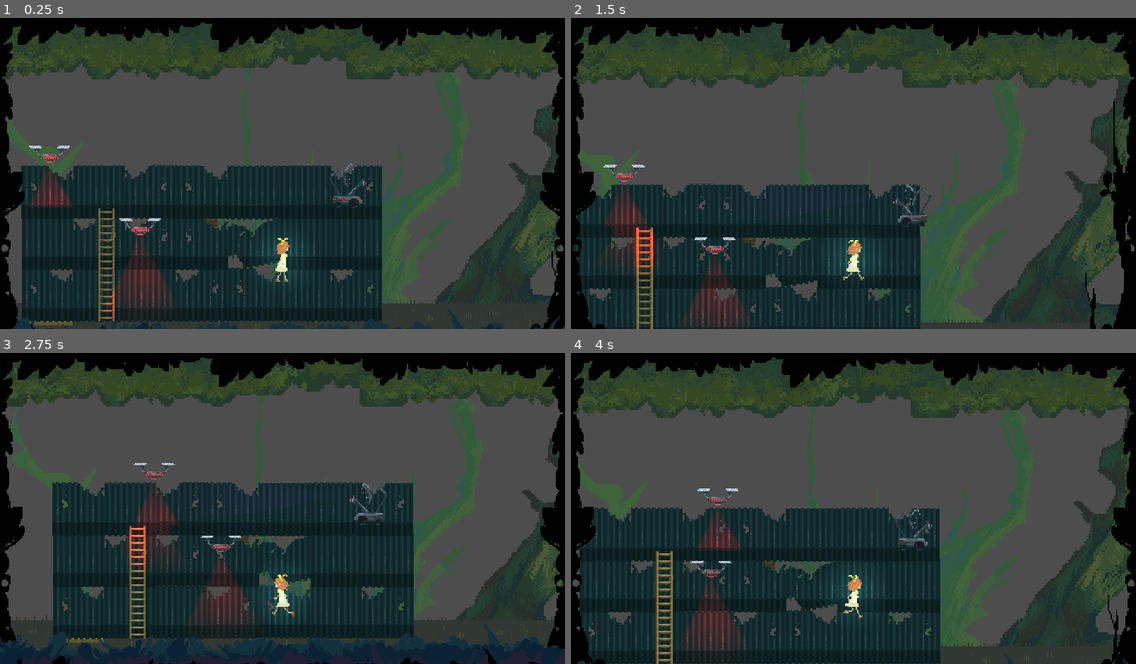
Above: before the commit, frames 1-4 (two rows, left to right).
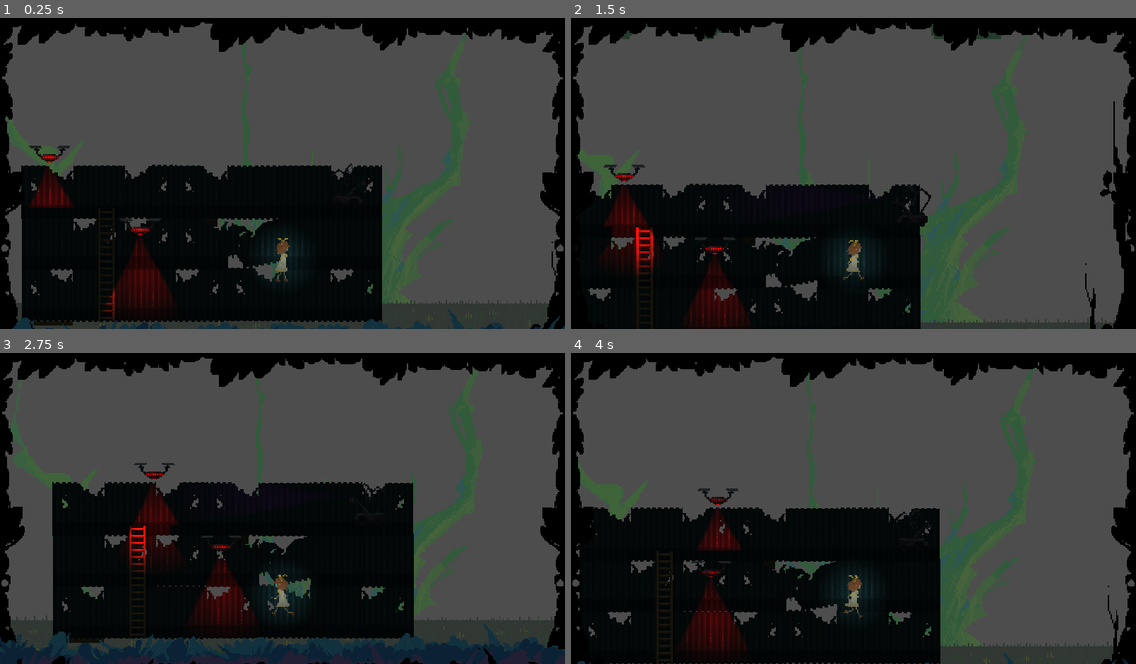
Above: after the commit, the same moments.

Repository: Punniz/Mistrust
Game: Godot game, scene res://world.tscn
Two runs of this game, one before a commit and one after it. Both use one fixed random seed, a clock stepped at 60 frames per second and the inputs below.
Inputs:
- Up to frame 1 (0.25 s): no input
- Up to frame 2 (1.5 s): tap Enter at 0.5 s; hold Space (interact) 0.53-1.28 s; hold D (move_right) from 0.53 s (still down); tap W (move_up) at 0.77 s; tap Space (interact) at 1.35 s
- Up to frame 3 (2.75 s): tap W (move_up) at 1.52 s; release D (move_right) at 2.03 s; hold A (move_left) from 2.03 s (still down); hold Space (interact) from 2.03 s (still down)
- Up to frame 4 (4 s): release A (move_left) at 2.78 s; release Space (interact) at 2.78 s; hold D (move_right) from 2.78 s (still down); tap Space (interact) at 2.85 s; tap W (move_up) at 3.02, 3.77 s; hold Space (interact) from 3.53 s (still down)

The runs differ from the first frame. In frame 1, 44% of the frame differs, in the area x 0-100%, y 1-99%; in frame 2, 44%; in frame 3, 40%; in frame 4, 45%, in the area x 0-100%, y 1-100%.

Commit message:
More hiding spots added

Diff:
--- a/world.tscn
+++ b/world.tscn
@@ -23,6 +23,7 @@
 [ext_resource type="Texture2D" uid="uid://b74ufrseinngy" path="res://assets/environment/wood_log.png" id="9_4on2a"]
 [ext_resource type="Texture2D" uid="uid://nhm2817qmybe" path="res://assets/background/black_tree1.png" id="9_gapgv"]
 [ext_resource type="Texture2D" uid="uid://c156kmabfopup" path="res://assets/environment/metal_wall_torn.png" id="9_usd4y"]
+[ext_resource type="Texture2D" uid="uid://oom702fbwn5n" path="res://assets/environment/bush.png" id="9_wsflm"]
 [ext_resource type="Texture2D" uid="uid://cnauhho7ehbln" path="res://assets/background/full_tree2.png" id="9_ycmcg"]
 [ext_resource type="Texture2D" uid="uid://bwb4ewhttdrkx" path="res://assets/background/green_tree5.png" id="10_r7tvg"]
 [ext_resource type="Texture2D" uid="uid://bh50giwtwx22x" path="res://assets/background/black_tree2.png" id="10_yhxob"]
@@ -67,6 +68,9 @@
 [sub_resource type="RectangleShape2D" id="RectangleShape2D_b57gr"]
 size = Vector2(221.5, 27)
 
+[sub_resource type="CircleShape2D" id="CircleShape2D_q8jtr"]
+radius = 120.5
+
 [sub_resource type="Curve2D" id="Curve2D_j3jiy"]
 _data = {
 "points": PackedVector2Array(0, 0, 0, 0, 0, 0, 0, 0, 0, 0, 1000, 0)
@@ -90,9 +94,6 @@
 
 	path_follow.progress += speed * delta
 "
-
-[sub_resource type="CircleShape2D" id="CircleShape2D_q8jtr"]
-radius = 91.7878
 
 [node name="World" type="Node2D"]
 
@@ -140,42 +141,49 @@
 scale = Vector2(6, 6)
 texture = ExtResource("3_6p5f1")
 
-[node name="FullTree1" type="Sprite2D" parent="ParallaxBackground/Farthest"]
+[node name="Farther" type="CanvasLayer" parent="ParallaxBackground"]
+layer = -1
+scale = Vector2(0.59, 0.59)
+transform = Transform2D(0.59, 0, 0, 0.59, 0, 0)
+follow_viewport_enabled = true
+follow_viewport_scale = 0.7
+
+[node name="FullTree1" type="Sprite2D" parent="ParallaxBackground/Farther"]
 position = Vector2(-4771.33, 4.38232)
 scale = Vector2(6, 6)
 texture = ExtResource("8_vb3qg")
 
-[node name="FullTree2" type="Sprite2D" parent="ParallaxBackground/Farthest"]
+[node name="FullTree2" type="Sprite2D" parent="ParallaxBackground/Farther"]
 position = Vector2(4924.36, 297.141)
 scale = Vector2(6, 6)
 texture = ExtResource("9_ycmcg")
 
-[node name="FullTree3" type="Sprite2D" parent="ParallaxBackground/Farthest"]
+[node name="FullTree3" type="Sprite2D" parent="ParallaxBackground/Farther"]
 position = Vector2(-11693.5, -61.103)
 scale = Vector2(6, 6)
 texture = ExtResource("1_hn31e")
 
-[node name="LeafSplash" type="Sprite2D" parent="ParallaxBackground/Farthest"]
+[node name="LeafSplash" type="Sprite2D" parent="ParallaxBackground/Farther"]
 position = Vector2(-10823, -1983.29)
 scale = Vector2(6, 6)
 texture = ExtResource("11_vlumh")
 
-[node name="LeafSplash2" type="Sprite2D" parent="ParallaxBackground/Farthest"]
+[node name="LeafSplash2" type="Sprite2D" parent="ParallaxBackground/Farther"]
 position = Vector2(-5703.54, -1983.29)
 scale = Vector2(6, 6)
 texture = ExtResource("11_vlumh")
 
-[node name="LeafSplash3" type="Sprite2D" parent="ParallaxBackground/Farthest"]
+[node name="LeafSplash3" type="Sprite2D" parent="ParallaxBackground/Farther"]
 position = Vector2(-645.754, -1983.29)
 scale = Vector2(6, 6)
 texture = ExtResource("11_vlumh")
 
-[node name="LeafSplash4" type="Sprite2D" parent="ParallaxBackground/Farthest"]
+[node name="LeafSplash4" type="Sprite2D" parent="ParallaxBackground/Farther"]
 position = Vector2(4331.13, -1983.29)
 scale = Vector2(6, 6)
 texture = ExtResource("11_vlumh")
 
-[node name="LeafSplash5" type="Sprite2D" parent="ParallaxBackground/Farthest"]
+[node name="LeafSplash5" type="Sprite2D" parent="ParallaxBackground/Farther"]
 position = Vector2(9485.22, -1991)
 scale = Vector2(6, 6)
 texture = ExtResource("11_vlumh")
@@ -489,11 +497,6 @@
 position = Vector2(-1, -408)
 texture = ExtResource("2_junlc")
 
-[node name="MetalWallMedium" type="Sprite2D" parent="Fort"]
-z_index = 1
-position = Vector2(-2675, 188)
-texture = ExtResource("7_5o4s8")
-
 [node name="Floors" type="Node2D" parent="."]
 
 [node name="Floor3" type="StaticBody2D" parent="Floors"]
@@ -560,6 +563,63 @@
 [node name="Ladder2" type="Sprite2D" parent="Climbable"]
 position = Vector2(-1, -406)
 texture = ExtResource("2_junlc")
+
+[node name="HidingSpot" type="Node2D" parent="Climbable"]
+position = Vector2(-292, -789)
+
+[node name="Bush" type="Area2D" parent="Climbable/HidingSpot"]
+modulate = Color(0.772549, 0.509804, 0, 1)
+position = Vector2(685, 569)
+
+[node name="CollisionShape2D" type="CollisionShape2D" parent="Climbable/HidingSpot/Bush"]
+position = Vector2(0, -385)
+shape = SubResource("CircleShape2D_q8jtr")
+
+[node name="Bush2" type="Area2D" parent="Climbable/HidingSpot"]
+modulate = Color(0.772549, 0.509804, 0, 1)
+z_index = -1
+position = Vector2(-2676, 918)
+
+[node name="CollisionShape2D" type="CollisionShape2D" parent="Climbable/HidingSpot/Bush2"]
+z_index = -1
+position = Vector2(-7, -326)
+shape = SubResource("CircleShape2D_q8jtr")
+
+[node name="Sprite2D" type="Sprite2D" parent="Climbable/HidingSpot/Bush2"]
+z_index = -1
+position = Vector2(-9, -330)
+texture = ExtResource("9_wsflm")
+
+[node name="Bush3" type="Area2D" parent="Climbable/HidingSpot"]
+modulate = Color(0.772549, 0.509804, 0, 1)
+z_index = -1
+position = Vector2(-3868, 903)
+
+[node name="CollisionShape2D" type="CollisionShape2D" parent="Climbable/HidingSpot/Bush3"]
+z_index = -1
+position = Vector2(-7, -326)
+shape = SubResource("CircleShape2D_q8jtr")
+
+[node name="Sprite2D" type="Sprite2D" parent="Climbable/HidingSpot/Bush3"]
+z_index = -1
+position = Vector2(-9, -330)
+texture = ExtResource("9_wsflm")
+
+[node name="Tote" type="Area2D" parent="Climbable/HidingSpot"]
+modulate = Color(0.772549, 0.509804, 0, 1)
+z_index = -1
+position = Vector2(-2679, 532)
+
+[node name="CollisionShape2D" type="CollisionShape2D" parent="Climbable/HidingSpot/Tote"]
+z_index = -1
+position = Vector2(-7, -326)
+scale = Vector2(0.795, 0.795)
+shape = SubResource("CircleShape2D_q8jtr")
+
+[node name="Sprite2D" type="Sprite2D" parent="Climbable/HidingSpot/Tote"]
+z_index = -1
+position = Vector2(-9, -330)
+texture = ExtResource("8_778d5")
 
 [node name="Actors" type="Node2D" parent="."]
 
@@ -581,18 +641,7 @@
 collision_mask = 5
 metadata/_edit_group_ = true
 
-[node name="HidingSpot" type="Node2D" parent="."]
-
-[node name="Bush" type="Area2D" parent="HidingSpot"]
-modulate = Color(0.772549, 0.509804, 0, 1)
-position = Vector2(685, 569)
-
-[node name="CollisionShape2D" type="CollisionShape2D" parent="HidingSpot/Bush"]
-position = Vector2(0, -385)
-shape = SubResource("CircleShape2D_q8jtr")
-
 [node name="CanvasModulate" type="CanvasModulate" parent="."]
-visible = false
 color = Color(0.168627, 0.168627, 0.168627, 1)
 
 [node name="DirectionalLight2D" type="DirectionalLight2D" parent="."]
Not shown: 1 places in world.tscn that only renumber resources
